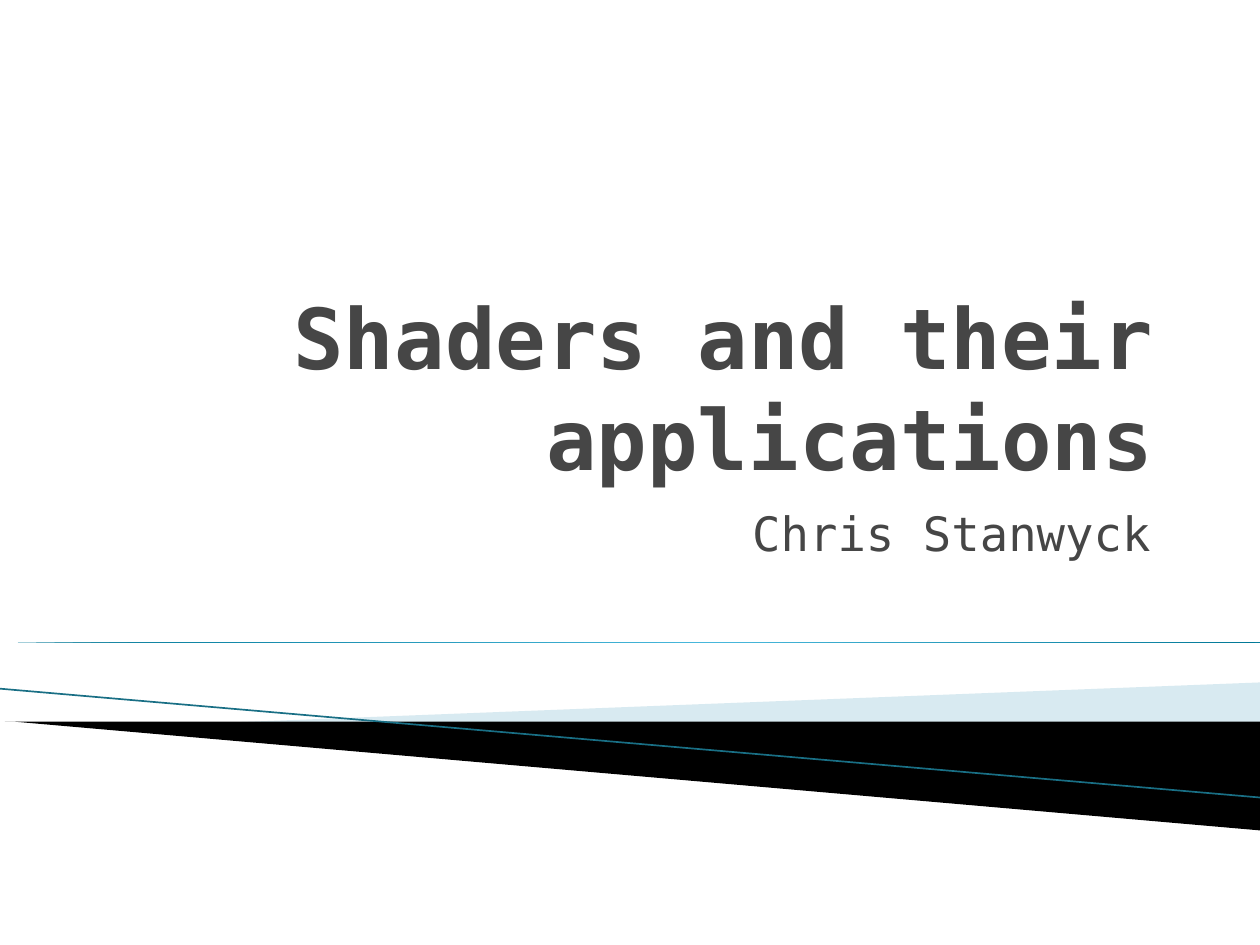
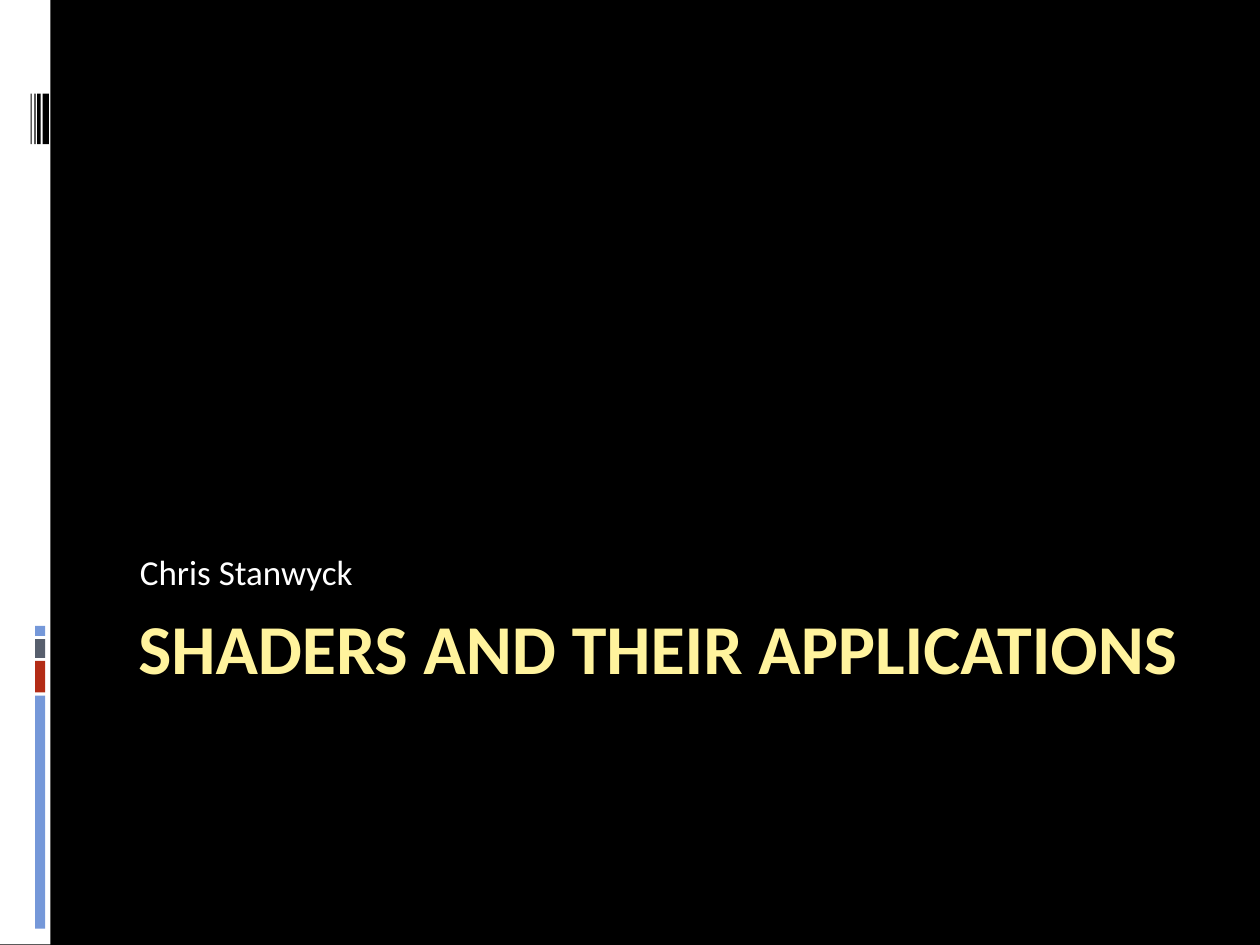
Before and after one commit to stanman8264/cg2f2017cs, a slide deck: slide 1 of CG2F2017CS_Presentation.pptx. Drawn at 1260x945 pixels with LibreOffice and Linux fonts; fonts in the diff are those of the drawing; background and template pictures are left out. Boxes give left, top, right and bottom in pixels: in the first picture for what was removed or moved away, otherwise in the second. Text is boxed around its words. In the diff, an @@ line names an element or a change of style, - is before the commit and + after.

```diff
--- a/CG2F2017CS_Presentation.pptx
+++ b/CG2F2017CS_Presentation.pptx
@@ background #FFFFFF to #000000 @@
@@ rectangle added at [0,0,50,945], fill #FFFFFF @@
@@ rectangle added at [30,93,32,144], fill #000000 @@
@@ rectangle added at [34,93,35,144], fill #000000 @@
@@ rectangle added at [37,93,40,144], fill #000000 @@
@@ rectangle added at [43,93,49,144], fill #000000 @@
@@ subtitle "Chris Stanwyck": place and size @@
-subtitle "Chris Stanwyck" at [752,515,1151,561]
+subtitle "Chris Stanwyck" at [140,560,353,591]
@@ subtitle "Chris Stanwyck" at [140,560,353,591]: size 27 to 20 pt, font DejaVu Sans Mono to Calibri, text colour #464646 to #FFFFFF; alignment right to left; less space between paragraphs; vertical alignment top to bottom @@
@@ title "SHADERS AND THEIR APPLICATIONS" at [138,628,1176,675]: vertical alignment bottom to top @@
@@ rectangle added at [35,626,45,636], fill #7598D9 @@
@@ title at [138,628,1176,675]: text changed; size 48 to 40 pt; font DejaVu Sans Mono to Calibri; text colour #464646 to #FFF39D @@
-Shaders and their applications
+SHADERS AND THEIR APPLICATIONS
@@ right triangle removed at [0,643,1260,643] @@
@@ rectangle added at [35,639,45,658], fill #575F6D @@
@@ line removed from (0, 689) to (1260, 798) @@
@@ rectangle added at [35,662,45,693], fill #B32C16 @@
@@ freeform shape removed at [233,683,1260,750] @@
@@ rectangle added at [35,696,45,929], fill #7598D9 @@
@@ freeform shape removed at [5,722,1260,830] @@
```
Also in this commit, not shown: 22 other slides changed, 5 slides added.
